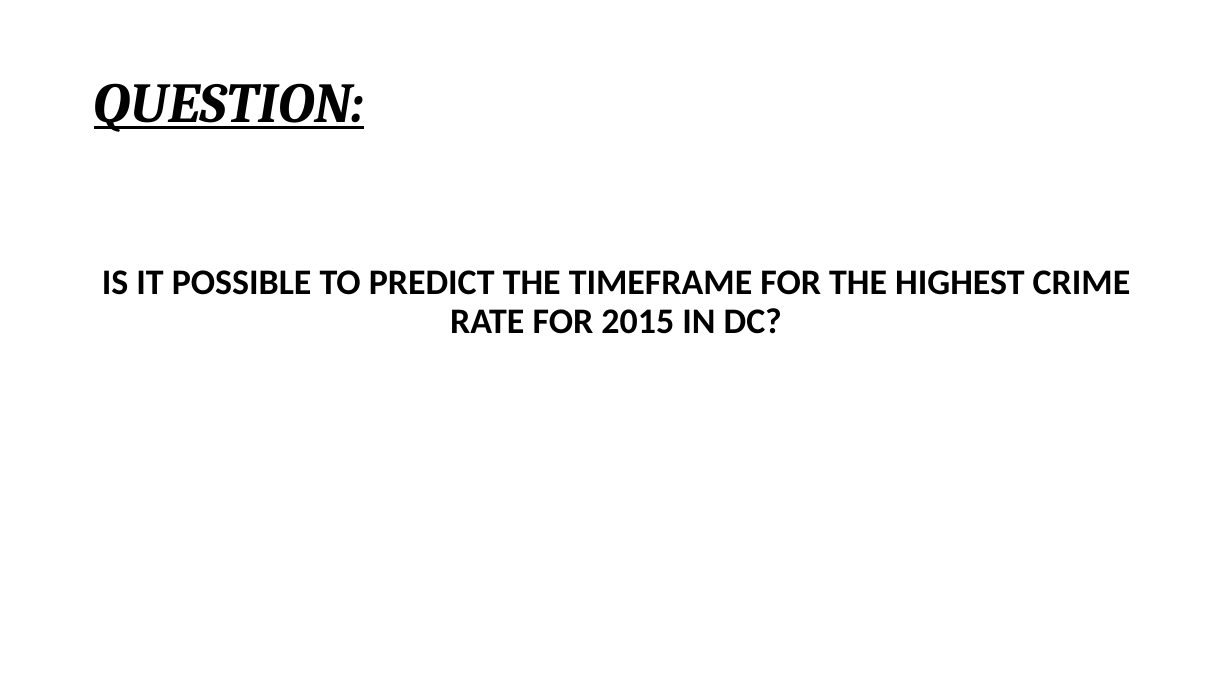
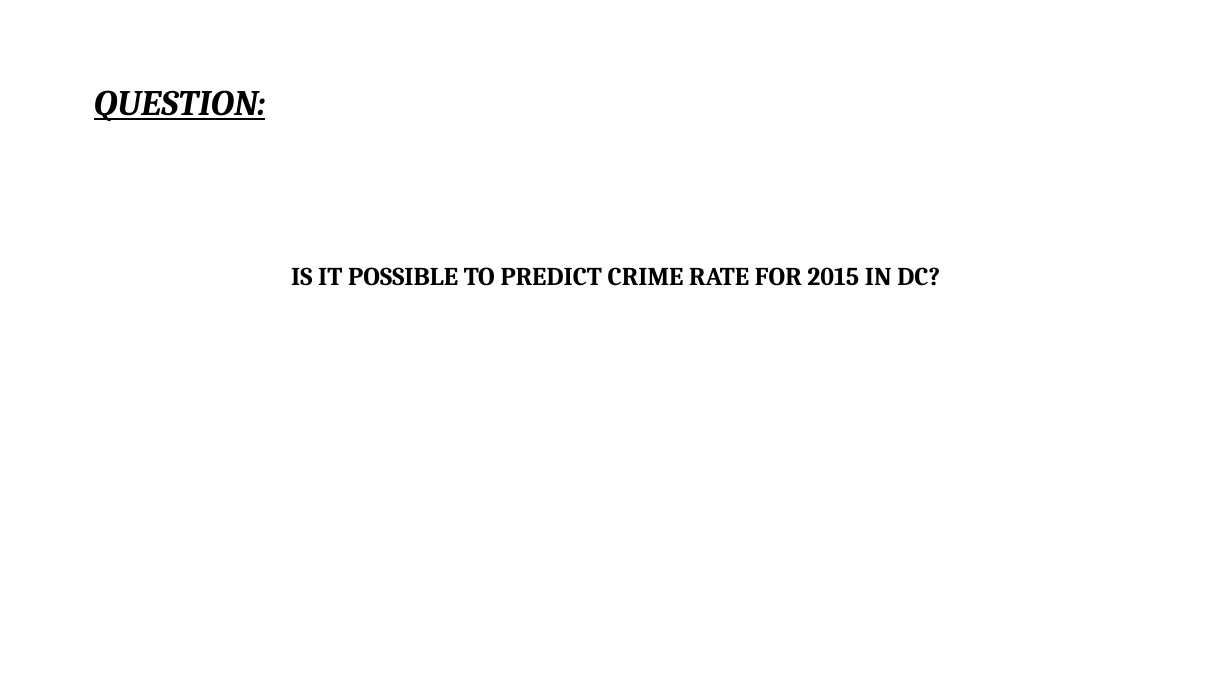
Before and after one commit to Yhuelcher/Crime-Project, a slide deck: slide 4 of Crime Prediction Project.pptx (slide 3 before the commit). Drawn at 1232x693 pixels with LibreOffice and Linux fonts; fonts in the diff are those of the drawing. Boxes give left, top, right and bottom in pixels: in the first picture for what was removed or moved away, otherwise in the second. Text is boxed around its words. In the diff, an @@ line names an element or a change of style, - is before the commit and + after.

```diff
--- a/Crime Prediction Project.pptx
+++ b/Crime Prediction Project.pptx
@@ title "QUESTION:" at [94, 90, 266, 121]: size 44 to 28 pt @@
@@ text at [291, 267, 940, 286]: text changed; size 28 to 20 pt; font Calibri to Cambria @@
-IS IT POSSIBLE TO PREDICT THE TIMEFRAME FOR THE HIGHEST CRIME RATE FOR 2015 IN DC?
+IS IT POSSIBLE TO PREDICT CRIME RATE FOR 2015 IN DC?
```
Also in this commit, not shown: 5 other slides changed, 6 slides added, 1 slide removed, 1 other file.
